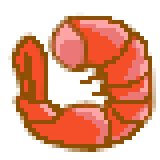
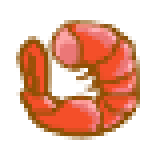
Comparing the layer stacks of the two 160px x 160px images. Changes:
removed layer "Слой 2" over bbox(12, 16, 152, 152)
added group "shrimp" with 3 layers above "Слой 4" over bbox(20, 24, 136, 136)
added layer "Слой 5" in group "shrimp" over bbox(20, 24, 136, 136)
moved "Фигура 1" into group "shrimp", painted on it over bbox(12, 16, 152, 148)
moved "Фигура 2" into group "shrimp", painted on it over bbox(52, 16, 104, 68)
